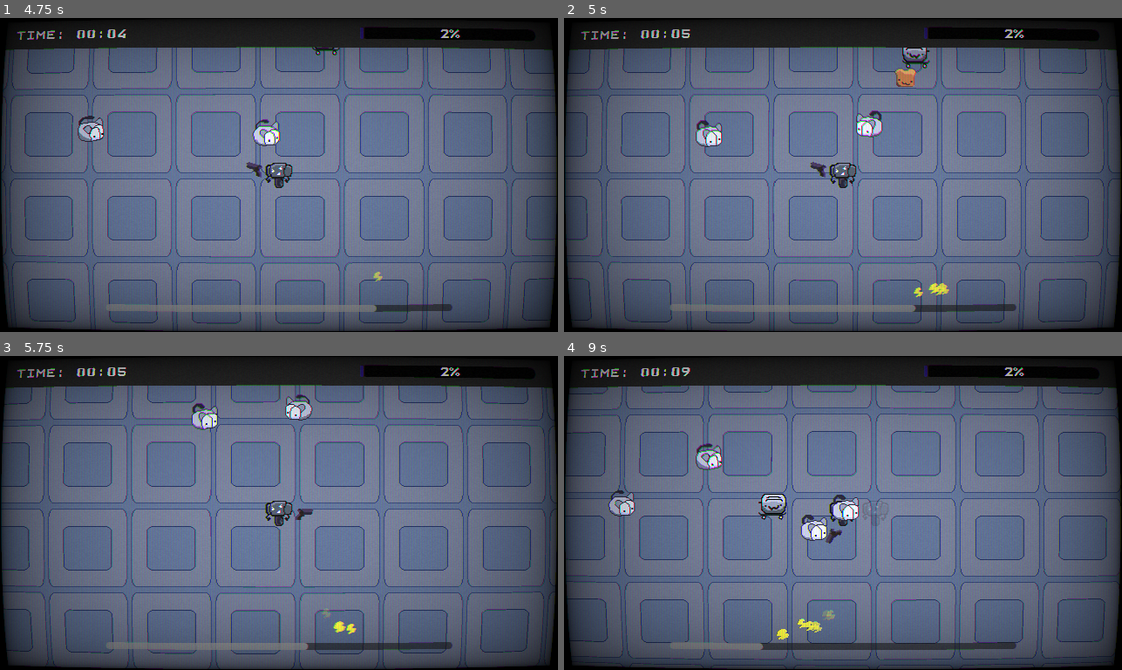
Above: before the commit, frames 1-4 (two rows, left to right).
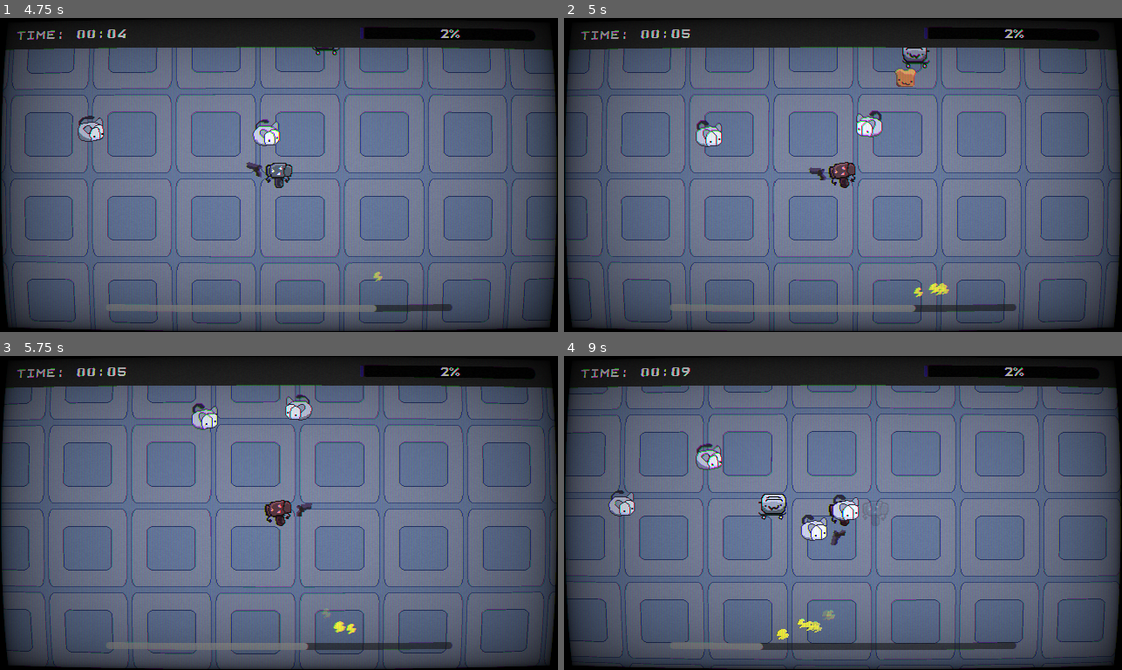
Above: after the commit, the same moments.

Repository: kinghos/GMTK-Game-Jam-2026
Game: Godot game, scene res://scenes/level/level.tscn
The game is run twice, just before and just after one commit, with the same random seed, the same clock (stepped at 60 frames per second) and the same inputs. The engine's default icon, where the game draws it, is replaced by a stand-in: a white triangle on a blue panel in a dark square.
Inputs (mouse positions are in pixels of both pictures, inside the frame that each line leads up to):
- Up to frame 1 (4.75 s): tap Enter at 0.5 s; move the mouse to (401, 159) at 0.52 s; hold D (Right) 0.53-1.28 s; right-click (401, 159) at 0.6 s; move the mouse to (167, 190) at 1.27 s; hold S (Down) 1.28-2.03 s; click (167, 190) at 1.35 s; move the mouse to (334, 105) at 2.02 s; hold D (Right) 2.03-2.78 s; hold Shift (Sprint) 2.03-2.78 s; move the mouse to (251, 237) at 2.77 s; hold W (Up) 2.78-3.53 s; right-click (251, 237) at 2.85 s; move the mouse to (446, 222) at 3.52 s; press the mouse at (446, 222) at 3.53 s; hold A (Left) from 3.53 s (still down); move the mouse to (111, 127) at 4.27 s; release the mouse at (111, 127) at 4.28 s; tap Shift (Sprint) at 4.35 s
- Up to frame 2 (5 s): keep holding A (Left)
- Up to frame 3 (5.75 s): move the mouse to (306, 513) at 5.02 s; release A (Left) at 5.03 s; hold S (Down) from 5.03 s (still down); right-click (306, 513) at 5.1 s
- Up to frame 4 (9 s): move the mouse to (759, 434) at 5.77 s; release S (Down) at 5.78 s; hold D (Right) 5.78-6.53 s; click (759, 434) at 5.85 s; move the mouse to (965, 497) at 6.52 s; hold W (Up) 6.53-7.28 s; hold Shift (Sprint) 6.53-7.28 s; move the mouse to (731, 528) at 7.27 s; hold D (Right) 7.28-8.03 s; right-click (731, 528) at 7.35 s; move the mouse to (898, 443) at 8.02 s; press the mouse at (898, 443) at 8.03 s; hold S (Down) 8.03-8.78 s; move the mouse to (815, 575) at 8.77 s; release the mouse at (815, 575) at 8.78 s; hold A (Left) from 8.78 s (still down); tap Shift (Sprint) at 8.85 s

Frame 1 is identical in both runs. In frame 2, 0.4% of the frame differs, in the area x 43-53%, y 45-55%; in frame 3, 0.4%, in the area x 47-57%, y 45-55%; in frame 4, 0.2%.

Commit message:
bullet + damage anim

Diff:
--- a/scenes/enemies/base_enemy.gd
+++ b/scenes/enemies/base_enemy.gd
@@ -67,6 +67,7 @@
 		return
 
 	body.use_charge(damage)
+	body.animation_player.play("damage")
 	attack_cooldown = 0.5
 	knockback_time = 0.2
 	knockback_velocity = body.global_position.direction_to(global_position) * 200
--- a/scenes/enemies/lightbomb.gd
+++ b/scenes/enemies/lightbomb.gd
@@ -12,6 +12,7 @@
 		asp.play()
 		sprite_2d.hide()
 		body.use_charge(damage)
+		body.animation_player.play("damage")
 		$CollisionShape2D.set_deferred("disabled", true)
 		await explosion_sprite.animation_finished
 		queue_free()
--- a/scenes/misc/toast.gd
+++ b/scenes/misc/toast.gd
@@ -13,4 +13,5 @@
 func _on_body_entered(body: Node2D) -> void:
 	if body is Player:
 		body.use_charge(bullet_damage)
+		body.animation_player.play("damage")
 		queue_free()
--- a/scenes/player/bullet.gd
+++ b/scenes/player/bullet.gd
@@ -13,3 +13,7 @@
 	if body is Enemy:
 		body.take_damage(Globals.bullet_damage + Globals.calc_powerup_effect(Globals.POWERUPS.BULLETDMG))
 		queue_free()
+
+
+func _on_timer_timeout() -> void:
+	queue_free()
--- a/scenes/player/bullet.tscn
+++ b/scenes/player/bullet.tscn
@@ -3,8 +3,8 @@
 [ext_resource type="Script" uid="uid://ccmqkh61i5adv" path="res://scenes/player/bullet.gd" id="1_2as5g"]
 [ext_resource type="Texture2D" uid="uid://bu27wn30rgpkk" path="res://assets/sprites/bullet.png" id="2_j5eos"]
 
-[sub_resource type="RectangleShape2D" id="RectangleShape2D_mkf8s"]
-size = Vector2(1, 1)
+[sub_resource type="CircleShape2D" id="CircleShape2D_q6mn5"]
+radius = 7.0
 
 [node name="Bullet" type="Area2D" unique_id=182901196]
 collision_layer = 16
@@ -15,6 +15,11 @@
 texture = ExtResource("2_j5eos")
 
 [node name="CollisionShape2D" type="CollisionShape2D" parent="." unique_id=1462314444]
-shape = SubResource("RectangleShape2D_mkf8s")
+shape = SubResource("CircleShape2D_q6mn5")
+
+[node name="Timer" type="Timer" parent="." unique_id=1280158934]
+one_shot = true
+autostart = true
 
 [connection signal="body_entered" from="." to="." method="_on_body_entered"]
+[connection signal="timeout" from="Timer" to="." method="_on_timer_timeout"]
--- a/scenes/player/player.gd
+++ b/scenes/player/player.gd
@@ -15,6 +15,7 @@
 @onready var sprite_2d: AnimatedSprite2D = $Sprite2D
 @onready var blast_particles: CPUParticles2D = $BlastParticles
 @onready var blast_timer: Timer = $BlastTimer
+@onready var animation_player: AnimationPlayer = $AnimationPlayer
 
 
 var charge = MAX_CHARGE
--- a/scenes/player/player.tscn
+++ b/scenes/player/player.tscn
@@ -47,6 +47,68 @@
 
 [sub_resource type="CircleShape2D" id="CircleShape2D_k5ghg"]
 radius = 69.115845
+
+[sub_resource type="Animation" id="Animation_p47bc"]
+length = 0.001
+tracks/0/type = "value"
+tracks/0/imported = false
+tracks/0/enabled = true
+tracks/0/path = NodePath(".:rotation")
+tracks/0/interp = 1
+tracks/0/loop_wrap = true
+tracks/0/keys = {
+"times": PackedFloat32Array(0),
+"transitions": PackedFloat32Array(1),
+"update": 0,
+"values": [0.0]
+}
+tracks/1/type = "value"
+tracks/1/imported = false
+tracks/1/enabled = true
+tracks/1/path = NodePath("Sprite2D:modulate")
+tracks/1/interp = 1
+tracks/1/loop_wrap = true
+tracks/1/keys = {
+"times": PackedFloat32Array(0),
+"transitions": PackedFloat32Array(1),
+"update": 0,
+"values": [Color(1, 1, 1, 1)]
+}
+
+[sub_resource type="Animation" id="Animation_75vfm"]
+resource_name = "damage"
+length = 0.5
+step = 0.05
+tracks/0/type = "value"
+tracks/0/imported = false
+tracks/0/enabled = true
+tracks/0/path = NodePath(".:rotation")
+tracks/0/interp = 2
+tracks/0/loop_wrap = true
+tracks/0/keys = {
+"times": PackedFloat32Array(0, 0.1667, 0.3333, 0.5),
+"transitions": PackedFloat32Array(0.39229208, 1.3195078, 1.2311442, 0.43527535),
+"update": 0,
+"values": [0.0, -0.17453292519943295, 0.17453292519943295, 0.0]
+}
+tracks/1/type = "value"
+tracks/1/imported = false
+tracks/1/enabled = true
+tracks/1/path = NodePath("Sprite2D:modulate")
+tracks/1/interp = 1
+tracks/1/loop_wrap = true
+tracks/1/keys = {
+"times": PackedFloat32Array(0, 0.25, 0.5),
+"transitions": PackedFloat32Array(1, 1, 1),
+"update": 0,
+"values": [Color(1, 1, 1, 1), Color(1, 0, 0, 1), Color(1, 1, 1, 1)]
+}
+
+[sub_resource type="AnimationLibrary" id="AnimationLibrary_0owmy"]
+_data = {
+&"RESET": SubResource("Animation_p47bc"),
+&"damage": SubResource("Animation_75vfm")
+}
 
 [node name="Player" type="CharacterBody2D" unique_id=181589956]
 collision_mask = 332
@@ -102,5 +164,8 @@
 [node name="CollisionShape2D" type="CollisionShape2D" parent="BlastRadius" unique_id=1336266813]
 shape = SubResource("CircleShape2D_k5ghg")
 
+[node name="AnimationPlayer" type="AnimationPlayer" parent="." unique_id=610981516]
+libraries/ = SubResource("AnimationLibrary_0owmy")
+
 [connection signal="body_entered" from="BlastRadius" to="." method="_on_blast_radius_body_entered"]
 [connection signal="body_exited" from="BlastRadius" to="." method="_on_blast_radius_body_exited"]
